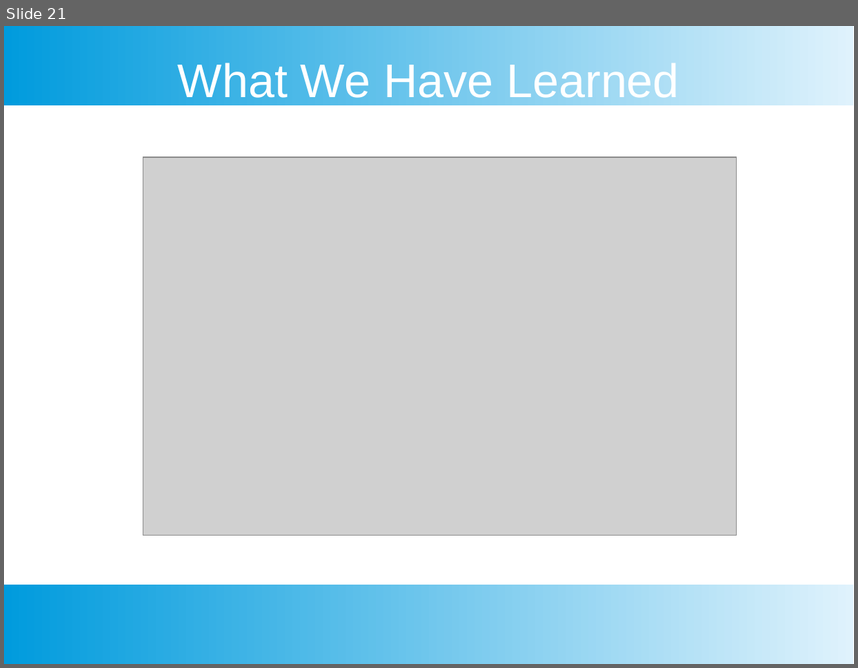
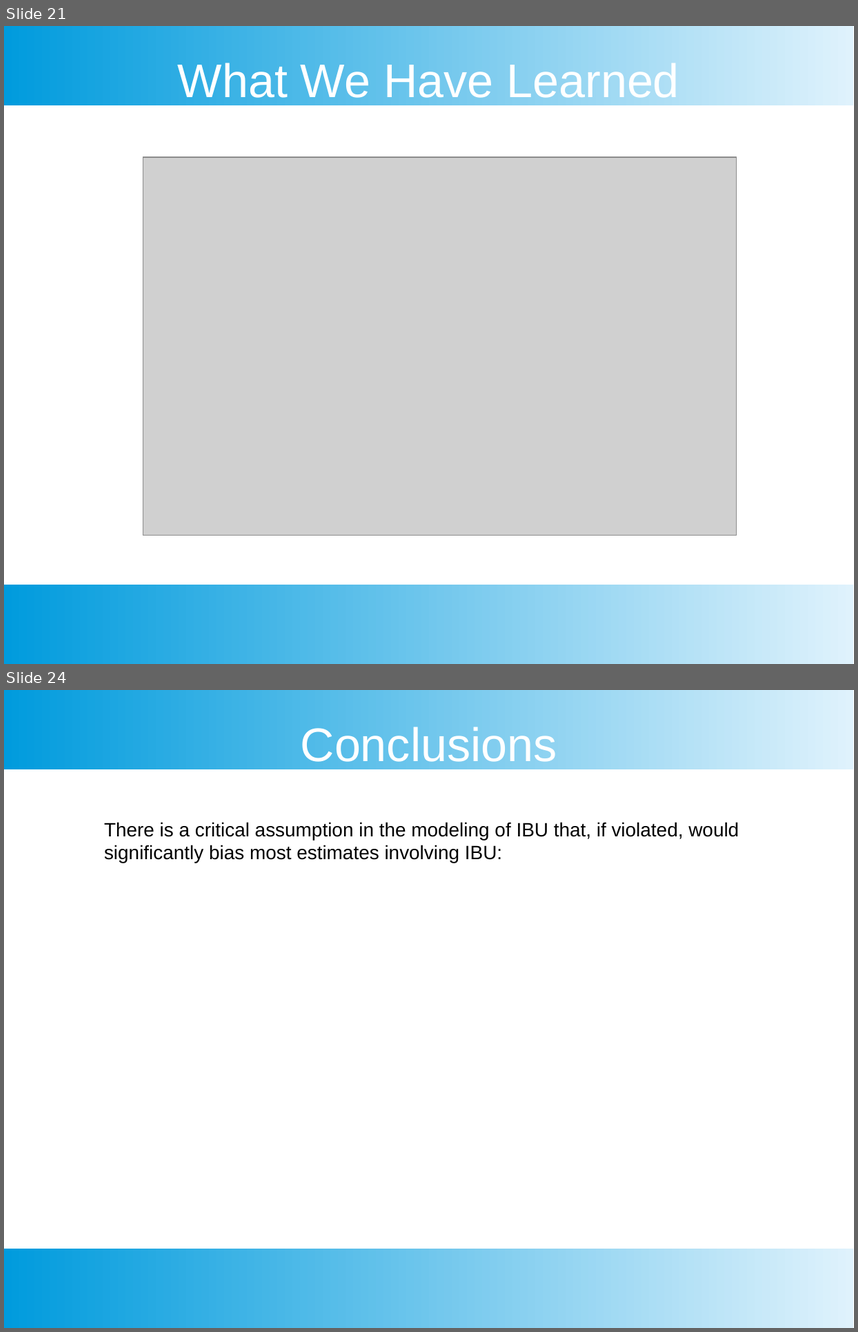
Before and after one commit to sjmiller8182/BeerAnalysis, a slide deck: Thompson_Kevin_Presentation.pptx. Shown one above the other, each under a label of ours: slide 21 before the commit, slides 21 and 24 after it; the slides between them are not shown. The pictures are 858x668 and 858x1332 pixels, drawn with LibreOffice and Linux fonts; fonts in the diff are those of the drawing; grey boxes stand for pictures. Boxes give left, top, right and bottom in pixels: in the first picture for what was removed or moved away, otherwise in the second. Text is boxed around its words. In the diff, an @@ line names an element or a change of style, - is before the commit and + after.

```diff
--- a/Thompson_Kevin_Presentation.pptx
+++ b/Thompson_Kevin_Presentation.pptx
@@ slide 24 added at [4, 690, 854, 1328], background #FFFFFF; not listed: 2 template elements that a slide beside it also shows @@
@@ text added at [301, 723, 557, 769], 44 pt, text #FFFFFF @@
+Conclusions
@@ text added at [104, 822, 739, 863], 18 pt, text #000000 @@
+There is a critical assumption in the modeling of IBU that, if violated, would significantly bias most estimates involving IBU:
```
Also in this commit, not shown: 7 slides changed, 6 other slides added, 2 slides removed, 2 other files.
